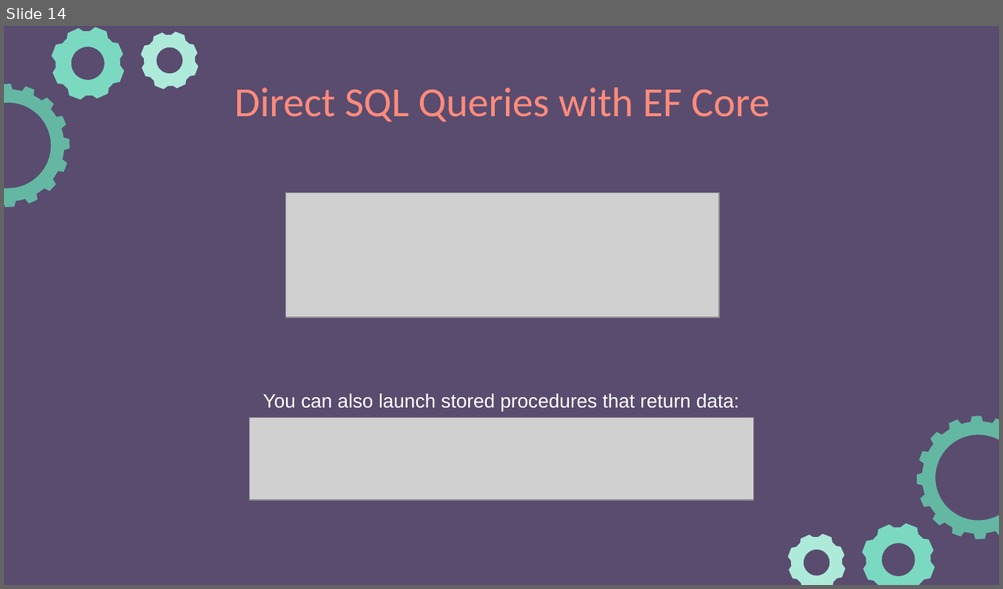
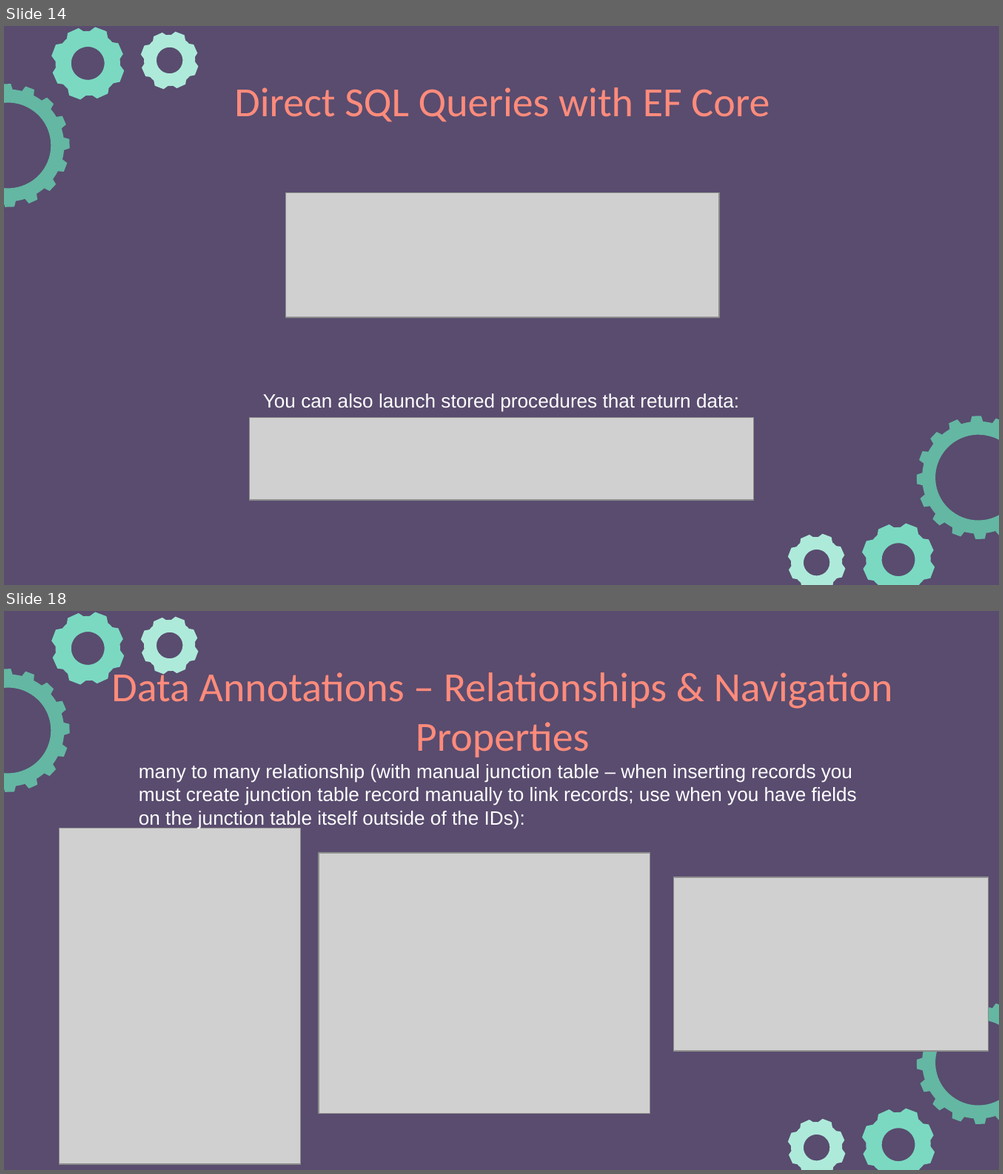
Before and after one commit to e-m-wilson/dotnet, a slide deck: Resources-Notes-Ppts/ASP-NET-Identity/ASPNET_Identity.pptx. Shown one above the other, each under a label of ours: slide 14 before the commit, slides 14 and 18 after it; the slides between them are not shown. The pictures are 1003x589 and 1003x1174 pixels, drawn with LibreOffice and Linux fonts; fonts in the diff are those of the drawing; grey boxes stand for pictures. Boxes give left, top, right and bottom in pixels: in the first picture for what was removed or moved away, otherwise in the second. Text is boxed around its words. In the diff, an @@ line names an element or a change of style, - is before the commit and + after.

```diff
--- a/Resources-Notes-Ppts/ASP-NET-Identity/ASPNET_Identity.pptx
+++ b/Resources-Notes-Ppts/ASP-NET-Identity/ASPNET_Identity.pptx
@@ slide 18 added at (4,611,999,1170), background #594C6F; not listed: 6 template elements that a slide beside it also shows @@
@@ title added at (111,667,893,758), 30 pt, text #FF8B7B @@
+Data Annotations – Relationships & Navigation Properties
@@ text added at (139,764,856,829), 14 pt, text #FFFFFF @@
+many to many relationship (with manual junction table – when inserting records you must create junction table record manually to link records; use when you have fields on the junction table itself outside of the IDs):
@@ picture added at (59,828,301,1164) @@
@@ picture added at (318,853,649,1113) @@
@@ picture added at (674,877,987,1051) @@
```
Also in this commit, not shown: 1 slide changed, 12 other slides added.
